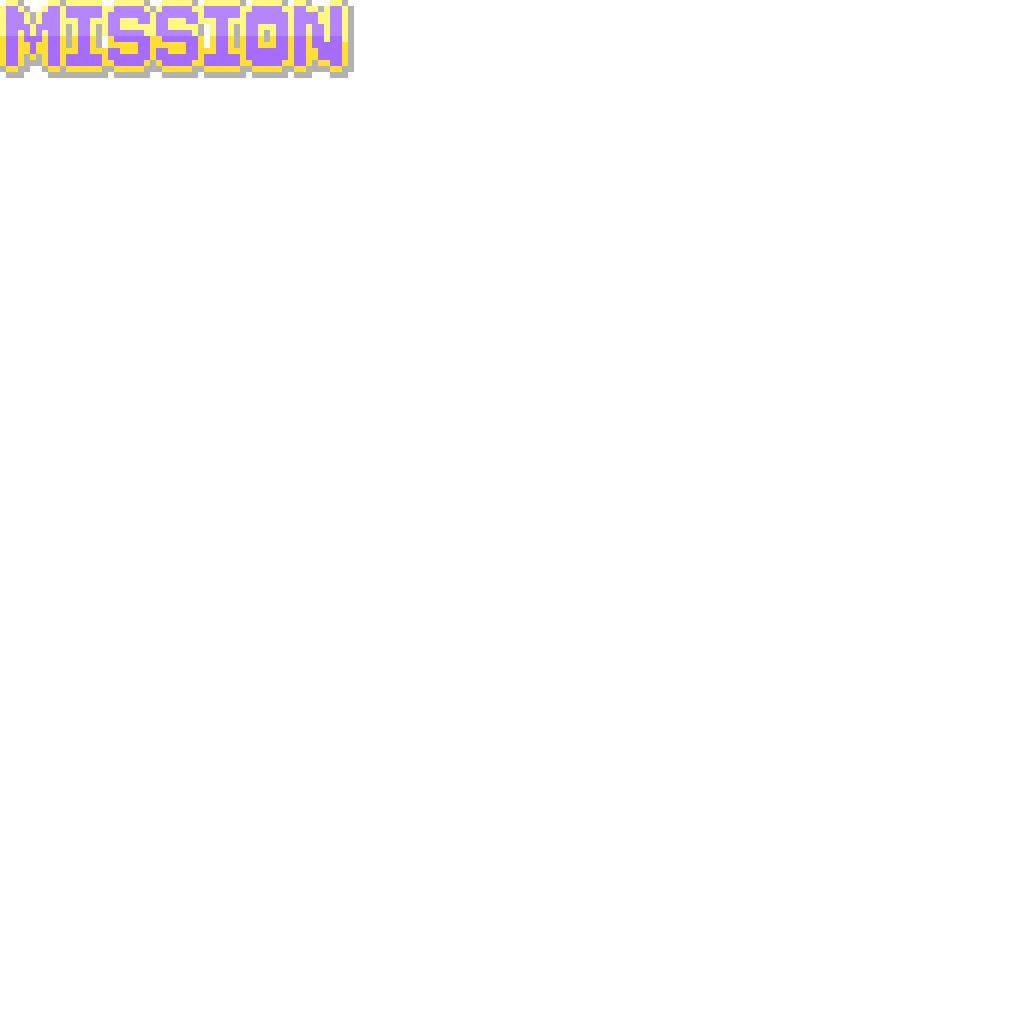
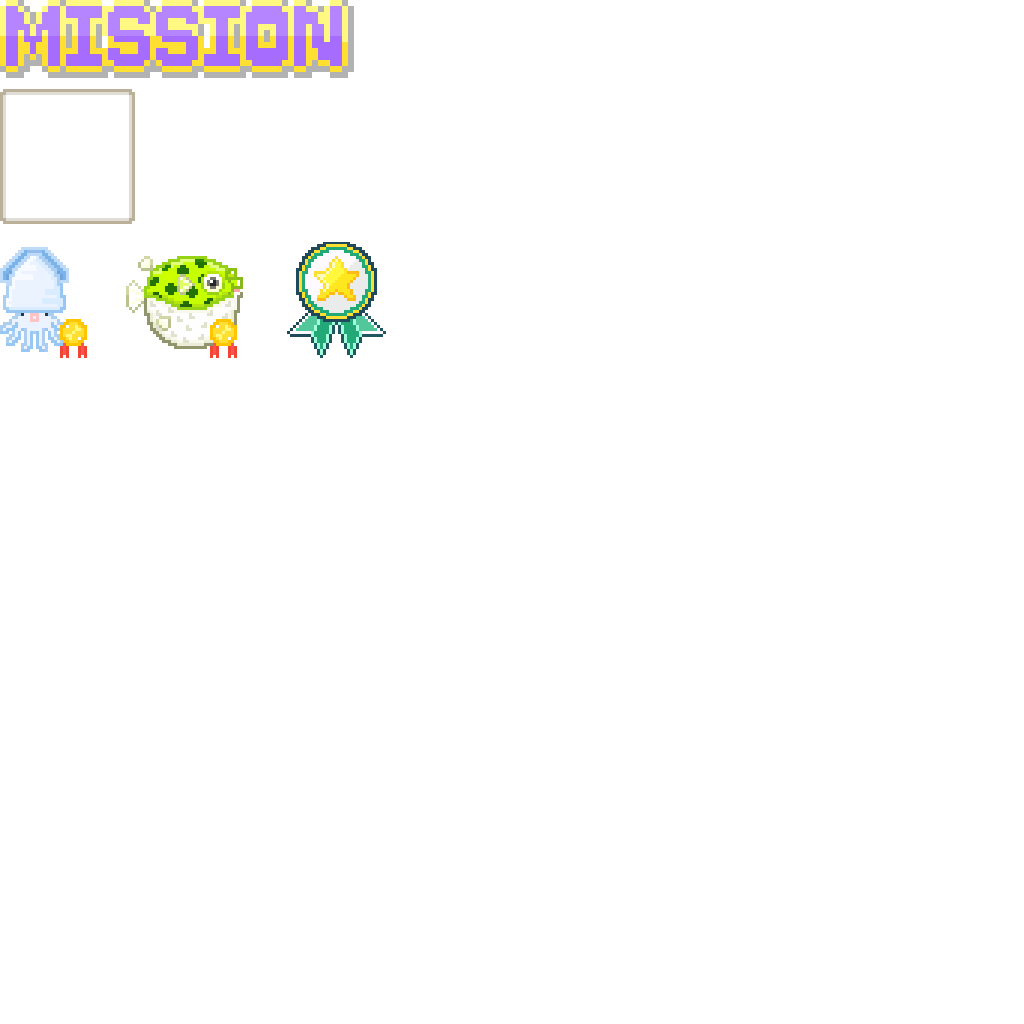
Comparing the layer stacks of the two 1024×1024 images. Changes:
added layer "레이어 1" above "Frame" over [0, 242, 386, 358]
added layer "Frame" above "Mission" over [0, 89, 135, 224]
